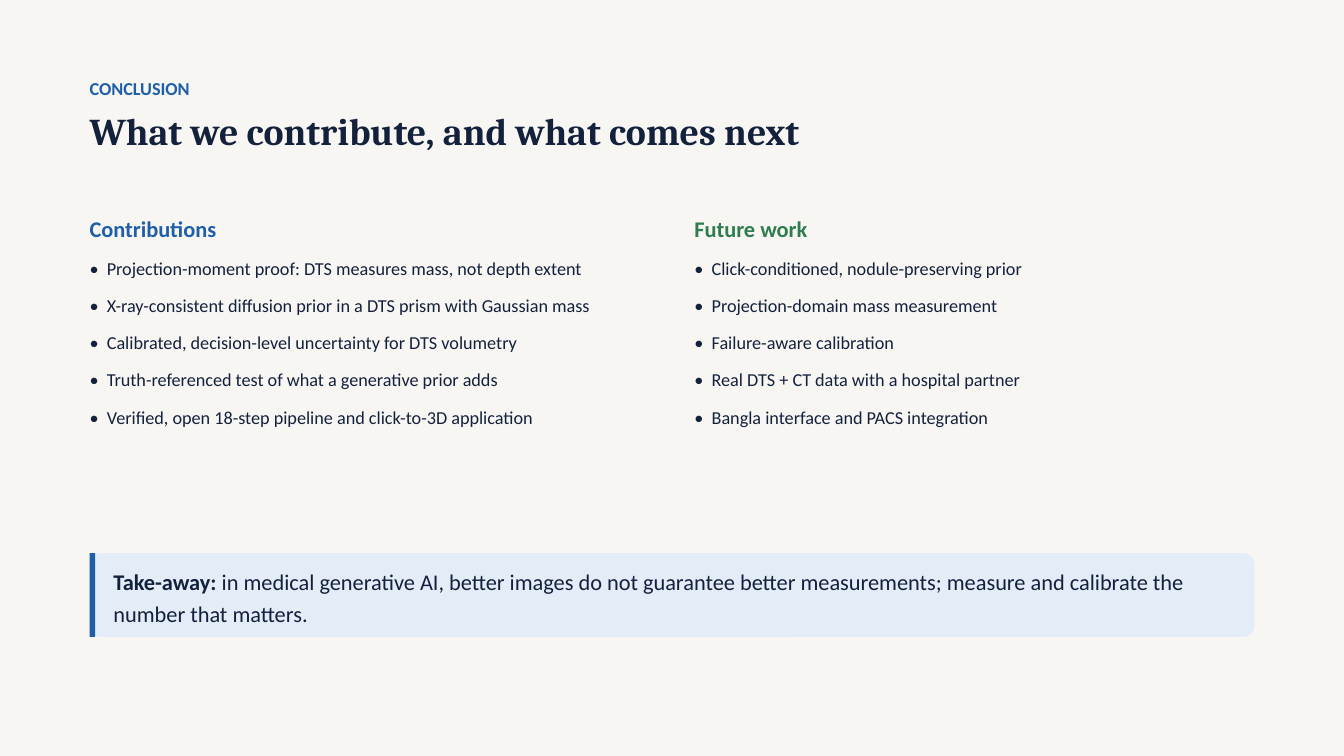
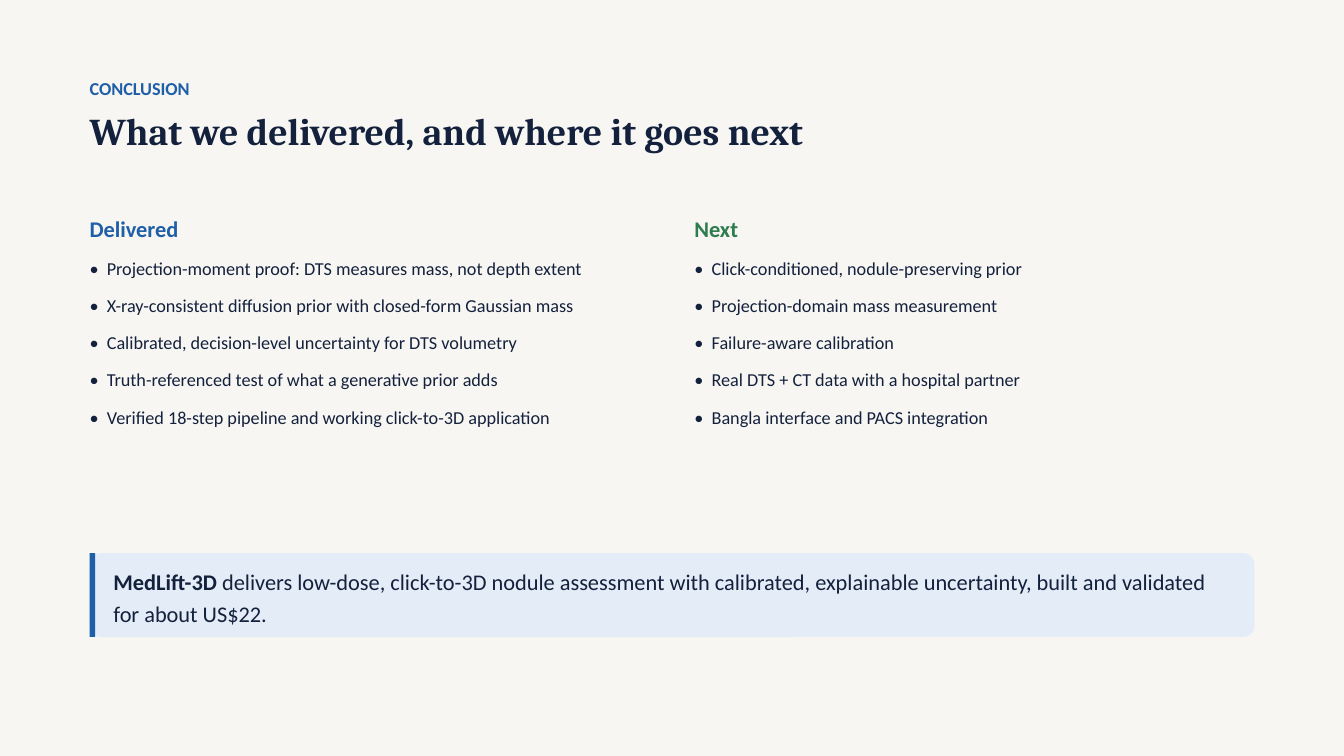
Before and after one commit to tcsquanta/medlift3d, a slide deck: slide 20 of report/MedLift3D_Defense.pptx. Drawn at 1344x756 pixels with LibreOffice and Linux fonts; fonts in the diff are those of the drawing. Boxes give left, top, right and bottom in pixels: in the first picture for what was removed or moved away, otherwise in the second. Text is boxed around its words. In the diff, an @@ line names an element or a change of style, - is before the commit and + after.

```diff
--- a/report/MedLift3D_Defense.pptx
+++ b/report/MedLift3D_Defense.pptx
@@ text at bbox=[90, 118, 803, 153]: text changed @@
-What we contribute, and what comes next
+What we delivered, and where it goes next
@@ text at bbox=[90, 221, 179, 237]: text changed @@
-Contributions
+Delivered
@@ text at bbox=[694, 222, 738, 237]: text changed @@
-Future work
+Next
@@ text at bbox=[107, 299, 573, 315]: text changed @@
-• X-ray-consistent diffusion prior in a DTS prism with Gaussian mass
+• X-ray-consistent diffusion prior with closed-form Gaussian mass
@@ text at bbox=[107, 411, 549, 427]: text changed @@
-• Verified, open 18-step pipeline and click-to-3D application
+• Verified 18-step pipeline and working click-to-3D application
@@ text at bbox=[113, 574, 1205, 625]: text changed @@
-Take-away: in medical generative AI, better images do not guarantee better measurements; measure and calibrate the number that matters.
+MedLift-3D delivers low-dose, click-to-3D nodule assessment with calibrated, explainable uncertainty, built and validated for about US$22.
```
Also in this commit, not shown: 6 other slides changed, 1 slide added, 1 slide removed.
